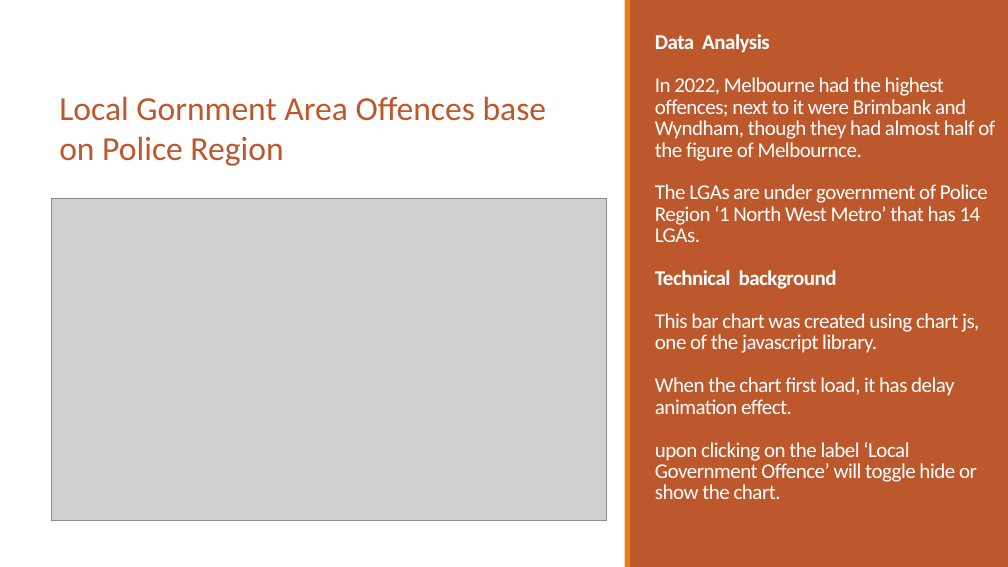
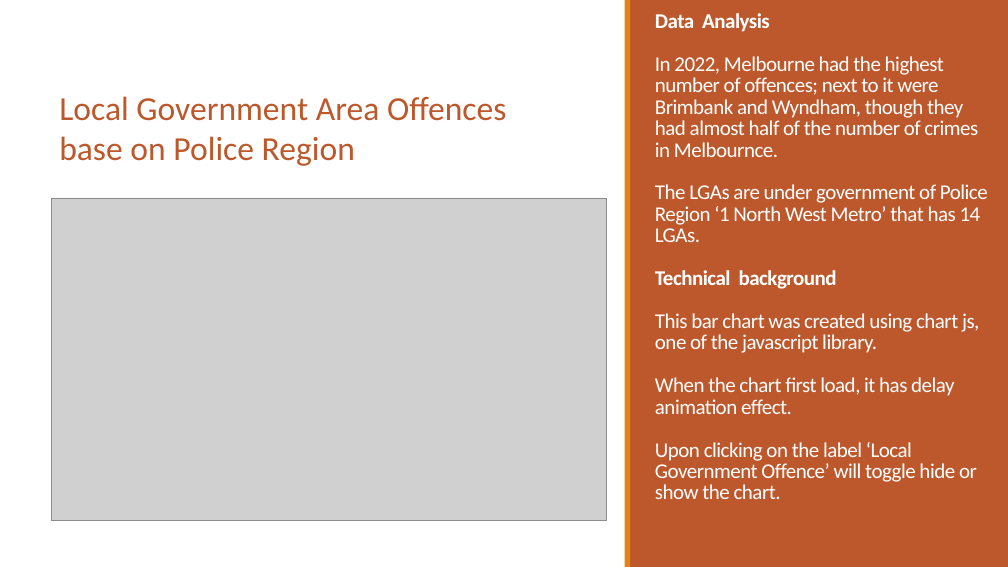
Before and after one commit to PhuongTieuOp/project3, a slide deck: slide 5 of Victoria Crime Data Visualization3.pptx. Drawn at 1008x567 pixels with LibreOffice and Linux fonts; fonts in the diff are those of the drawing; grey boxes stand for pictures. Boxes give left, top, right and bottom in pixels: in the first picture for what was removed or moved away, otherwise in the second. Text is boxed around its words. In the diff, an @@ line names an element or a change of style, - is before the commit and + after.

```diff
--- a/Victoria Crime Data Visualization3.pptx
+++ b/Victoria Crime Data Visualization3.pptx
@@ title at [655,56,988,499]: text changed @@
-Data Analysis
-In 2022, Melbourne had the highest offences; next to it were Brimbank and Wyndham, though they had almost half of the figure of Melbournce.
-The LGAs are under government of Police Region ‘1 North West Metro’ that has 14 LGAs.
-Technical background
-This bar chart was created using chart js, one of the javascript library.
-When the chart first load, it has delay animation effect.
-upon clicking on the label ‘Local Government Offence’ will toggle hide or show the chart.
+Data Analysis
+In 2022, Melbourne had the highest number of offences; next to it were Brimbank and Wyndham, though they had almost half of the number of crimes in Melbournce.
+The LGAs are under government of Police Region ‘1 North West Metro’ that has 14 LGAs.
+Technical background
+This bar chart was created using chart js, one of the javascript library.
+When the chart first load, it has delay animation effect.
+Upon clicking on the label ‘Local Government Offence’ will toggle hide or show the chart.
@@ text at [59,96,506,166]: text changed @@
-Local Gornment Area Offences base on Police Region
+Local Government Area Offences base on Police Region
```
Also in this commit, not shown: 3 other slides changed, 3 slides added, 3 other files.
